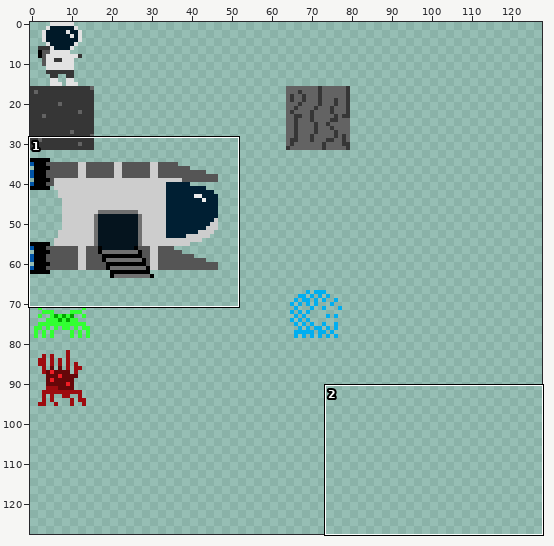
File history of a sprite sheet, images/tiles_greymoon.png. Above: a wide view before the commit, with the close-up outlined.
Close-up. Before the commit:
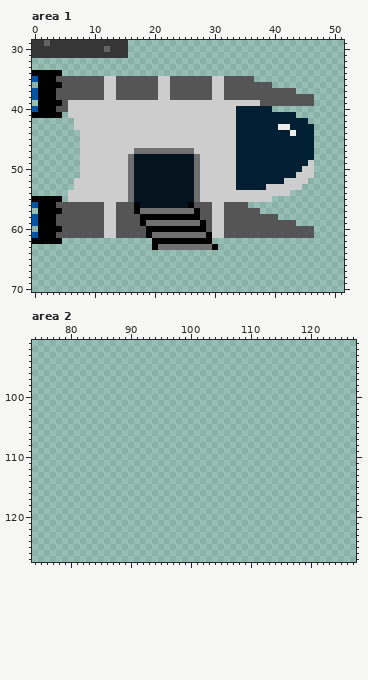
The file is 128x128 pixels. Shown: area 1: x 0..51, y 29..70; area 2: x 74..127, y 91..127.
New version:
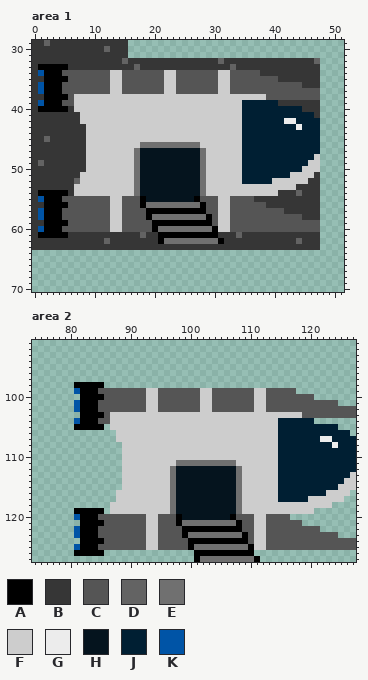
Palette (. is transparent): A #000000  B #363636  C #555555  D #636363  E #707070  F #cdcdcd  G #ececec  H #05141e  J #001f33  K #0054a6
The exact change:
Changed rows in their new state; - is an unchanged pixel.
Area 1:
first column x 0:
32 BBBBBBBBBBBBBBBDBBBBBBBBBBBBBBBDBBBBBBBBBBBBBBBD
33 BAAAAABBBBBBBBBBBDBBBBBBBBBBBBBBBDBBBBBBBBBBBBBB
34 BK---CCCCCCCCFFCCCCCCCFFCCCCCCCFFCCCCCBBBBBBBBBB
35 BB--AA------C-F------C-F------C-F----CCCCBBBBBBB
36 BK----------C-F------C-F------C-F-------CCCCCBBB
37 BK--A-------C-F------C-F------C-F-----------CCCC
38 BB--AA-FFFFF--FFFFFFF--FFFFFFF--FFFFFFF--------C
39 BK----C----------------------------JJJJJJBBBBBBB
40 B---AAB---------------------------F-----JJJJJBBB
41 BBBBBBBB--------------------------F---------JJJB
42 BBBBBBBB--------------------------F-------GG--JJ
43 BBBBBBBBB-------------------------F------JJ-G--J
44 BBBBBBBBB-------------------------F--------J---J
45 BBDBBBBBB-------------------------F------------J
46 BBBBBBBBB---------EEEEEEEEEE------F------------J
47 BBBBBBBBB---------HHHHHHHHHHE-----F------------J
48 BBBBBBBBB-------FE---------HE-----F------------F
49 BDBBBBBBB-------FE---------HE-----F------------F
50 BBBBBBBBB-------FE---------HE-----F------------F
51 BBBBBBBB--------FE---------HE-----F--------F---B
52 BBBBBBBD--------FE---------HE-----F-----FF----BB
53 BBBBBBB---------FE---------HE-----FFFFF-----BBBB
54 BAAAAAB---------FE---------HE------------BBBDBBB
55 BK---CCCCCCCC--CCCA--------ACCC--CCCCBBBBBBBBBBB
56 BB--AA------C-F--CAEEEEEEEEEA-C-F---CCCBBBBBBBBB
57 BK----------C-F--CCAAAAAAAA-A-C-F-----CCCCBBBBBB
58 BK--A-------C-F---C-EEEEEEEEEAC-F--------CCCCBBB
59 BB--AA------C-F---CCAAAAAAAA-AC-F-----------CCCC
60 BK----------C-F----C-EEEEEEEEEA-F--------------C
61 B---AABBBBBBBBBBBBDBBAAAAAAAA-ABBBDBBBBBBBBBBBBB
62 BBBBBBBBBBBBDBBBBBBBB-EEEEEEEEEABBBBBBBBBBBBDBBB
63 BBBBBBBBBBBBBBBBBBBBBBBBBBBBBBBBBBBBBBBBBBBBBBBB
Area 2:
first column x 81:
 98 AAAAA------------------------------------------
 99 KAAACCCCCCCCFFCCCCCCCFFCCCCCCCFFCCCCC----------
100 -AAAACCCCCCCFFCCCCCCCFFCCCCCCCFFCCCCCCCC-------
101 KAAACCCCCCCCFFCCCCCCCFFCCCCCCCFFCCCCCCCCCCCC---
102 KAAACCCCCCCCFFCCCCCCCFFCCCCCCCFFCCCCCCCCCCCCCCC
103 -AAAACFFFFFFFFFFFFFFFFFFFFFFFFFFFFFFFFCCCCCCCCC
104 KAAACCFFFFFFFFFFFFFFFFFFFFFFFFFFFFJJJJJJ-------
105 AAAAA-FFFFFFFFFFFFFFFFFFFFFFFFFFFFJJJJJJJJJJ---
106 -------FFFFFFFFFFFFFFFFFFFFFFFFFFFJJJJJJJJJJJJ-
107 -------FFFFFFFFFFFFFFFFFFFFFFFFFFFJJJJJJJGGJJJJ
108 --------FFFFFFFFFFFFFFFFFFFFFFFFFFJJJJJJJJJGJJJ
109 --------FFFFFFFFFFFFFFFFFFFFFFFFFFJJJJJJJJJJJJJ
110 --------FFFFFFFFFFFFFFFFFFFFFFFFFFJJJJJJJJJJJJJ
111 --------FFFFFFFFFEEEEEEEEEEFFFFFFFJJJJJJJJJJJJJ
112 --------FFFFFFFFEHHHHHHHHHHEFFFFFFJJJJJJJJJJJJJ
113 --------FFFFFFFFEHHHHHHHHHHEFFFFFFJJJJJJJJJJJJF
114 --------FFFFFFFFEHHHHHHHHHHEFFFFFFJJJJJJJJJJJFF
115 --------FFFFFFFFEHHHHHHHHHHEFFFFFFJJJJJJJJJJFFF
116 -------FFFFFFFFFEHHHHHHHHHHEFFFFFFJJJJJJJJFFFF-
117 -------FFFFFFFFFEHHHHHHHHHHEFFFFFFJJJJJFFFFFF--
118 ------FFFFFFFFFFEHHHHHHHHHHEFFFFFFFFFFFFFFF----
119 AAAAA-FFFFFFFFFFEHHHHHHHHHHEFFFFFFFFFFFF-------
120 KAAACCCCCCCCFFCCCAHHHHHHHHACCCFFCCCC-----------
121 -AAAACCCCCCCFFCCCAEEEEEEEEEACCFFCCCCCC---------
122 KAAACCCCCCCCFFCCCCAAAAAAAAAACCFFCCCCCCCCC------
123 KAAACCCCCCCCFFCCCCAEEEEEEEEEACFFCCCCCCCCCCCC---
124 -AAAACCCCCCCFFCCCCCAAAAAAAAAACFFCCCCCCCCCCCCCCC
125 KAAACCCCCCCCFFCCCCCAEEEEEEEEEAFFCCCCCCCCCCCCCCC
126 AAAAA---------------AAAAAAAAAA-----------------
127 --------------------AEEEEEEEEEA----------------
Pixel boxes of the changes (left, top, right, bottom) in both close-ups:
changed: (32, 58, 320, 250)
added: (74, 382, 356, 562)
